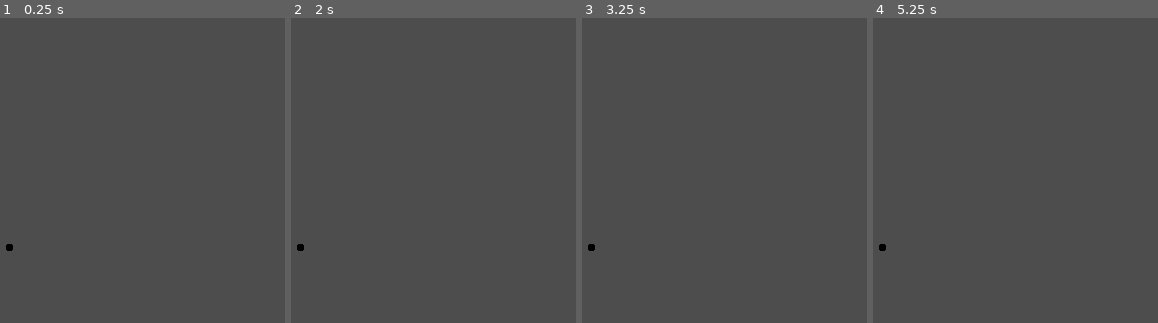
Above: before the commit, frames 1-4 (left to right).
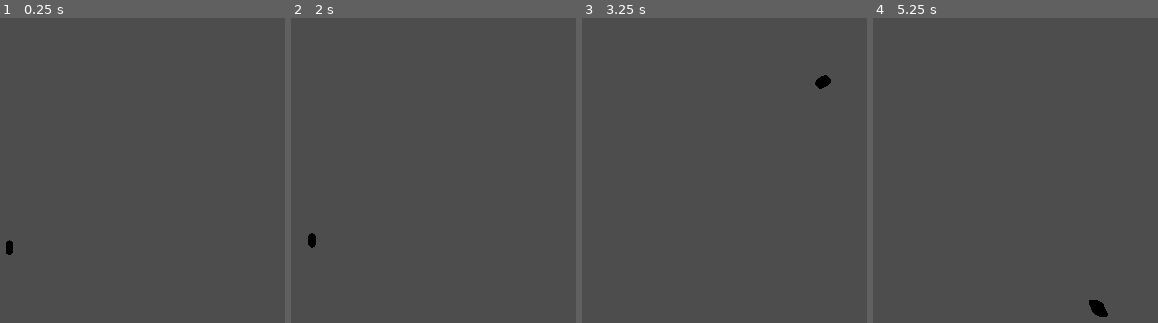
Above: after the commit, the same moments.

Repository: elonmusksclone/yosifRacing
Game: Godot game, scene res://main.tscn
The game is run twice, just before and just after one commit, with the same random seed, the same clock (stepped at 60 frames per second) and the same inputs.
Inputs:
- Up to frame 1 (0.25 s): no input
- Up to frame 2 (2 s): tap Enter at 0.5 s; hold A (KEYA, bound only after the commit) 0.53-1.28 s; tap D (KEYD, bound only after the commit) at 0.8, 1.35 s; tap Space at 1.25 s; tap S (KEYS, bound only after the commit) at 1.55 s
- Up to frame 3 (3.25 s): tap Enter at 2 s; hold S (KEYS, bound only after the commit) 2.03-2.78 s; tap W (KEYW, bound only after the commit) at 2.3, 2.85 s; tap Space at 2.75 s; tap A (KEYA, bound only after the commit) at 3.05 s
- Up to frame 4 (5.25 s): hold A (KEYA, bound only after the commit) 3.53-4.28 s; tap D (KEYD, bound only after the commit) at 3.8, 4.35 s; tap Enter at 4.25 s; tap S (KEYS, bound only after the commit) at 4.55 s; hold S (KEYS, bound only after the commit) from 5.03 s (still down)

The runs differ from the first frame. In frame 1, less than 0.1% of the frame differs, in the area x 2-5%, y 72-78%; in frame 2, 0.2%; in frame 3, 0.2%; in frame 4, 0.3%, in the area x 2-83%, y 74-99%.

Commit message:
Realism changes
Tweaked values so the car moves more reasonably.

Diff:
--- a/godot-racing/main.tscn
+++ b/godot-racing/main.tscn
@@ -16,6 +16,7 @@
 shape = SubResource("CapsuleShape3D_7dm0k")
 
 [node name="MeshInstance3D" type="MeshInstance3D" parent="RigidBody3D"]
+transform = Transform3D(0.99870706, 0.022880722, 0.04539521, -0.04073081, -0.17416476, 0.9838739, 0.030417997, -0.9844508, -0.17300761, 0, 0, 0)
 mesh = SubResource("CapsuleMesh_ig7tw")
 
 [node name="Camera3D" type="Camera3D" parent="."]
--- a/godot-racing/project.godot
+++ b/godot-racing/project.godot
@@ -14,3 +14,26 @@
 run/main_scene="uid://b6gi5l3hwj3ol"
 config/features=PackedStringArray("4.5", "Forward Plus")
 config/icon="res://icon.svg"
+
+[input]
+
+KEYW={
+"deadzone": 0.2,
+"events": [Object(InputEventKey,"resource_local_to_scene":false,"resource_name":"","device":-1,"window_id":0,"alt_pressed":false,"shift_pressed":false,"ctrl_pressed":false,"meta_pressed":false,"pressed":false,"keycode":0,"physical_keycode":87,"key_label":0,"unicode":119,"location":0,"echo":false,"script":null)
+]
+}
+KEYA={
+"deadzone": 0.2,
+"events": [Object(InputEventKey,"resource_local_to_scene":false,"resource_name":"","device":-1,"window_id":0,"alt_pressed":false,"shift_pressed":false,"ctrl_pressed":false,"meta_pressed":false,"pressed":false,"keycode":0,"physical_keycode":65,"key_label":0,"unicode":97,"location":0,"echo":false,"script":null)
+]
+}
+KEYS={
+"deadzone": 0.2,
+"events": [Object(InputEventKey,"resource_local_to_scene":false,"resource_name":"","device":-1,"window_id":0,"alt_pressed":false,"shift_pressed":false,"ctrl_pressed":false,"meta_pressed":false,"pressed":false,"keycode":0,"physical_keycode":83,"key_label":0,"unicode":115,"location":0,"echo":false,"script":null)
+]
+}
+KEYD={
+"deadzone": 0.2,
+"events": [Object(InputEventKey,"resource_local_to_scene":false,"resource_name":"","device":-1,"window_id":0,"alt_pressed":false,"shift_pressed":false,"ctrl_pressed":false,"meta_pressed":false,"pressed":false,"keycode":0,"physical_keycode":68,"key_label":0,"unicode":100,"location":0,"echo":false,"script":null)
+]
+}
--- a/godot-racing/rigid_body_3d.gd
+++ b/godot-racing/rigid_body_3d.gd
@@ -1,5 +1,6 @@
 extends RigidBody3D
 var a=0
+#a is for angle
 var speed = 0
 
 
@@ -13,9 +14,9 @@
 	position.z=position.z+sin(a)/5*speed
 	position.x=position.x+cos(a)/5*speed
 	if (Input.is_action_pressed("KEYA")):
+		a=a-0.1
+	if (Input.is_action_pressed("KEYD")):
 		a=a+0.1
-	if (Input.is_action_pressed("KEYD")):
-		a=a-0.1
 	if (Input.is_action_pressed("KEYW")):
 		speed=speed+0.1
 	if (Input.is_action_pressed("KEYS")):
